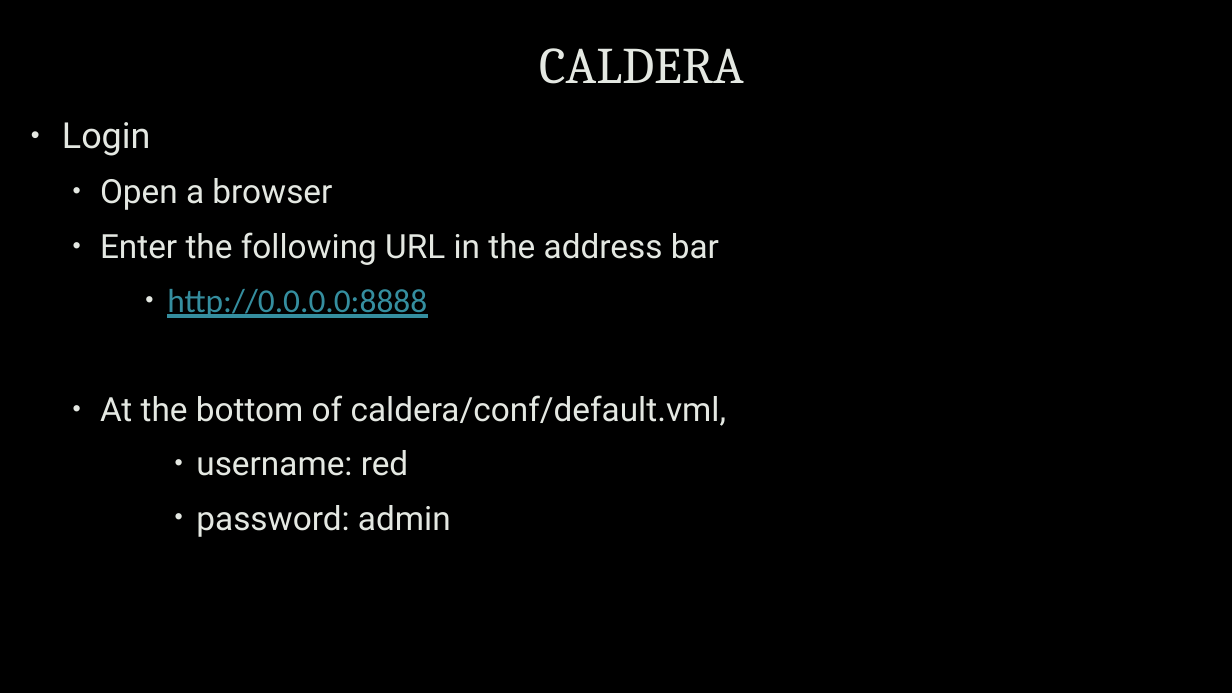
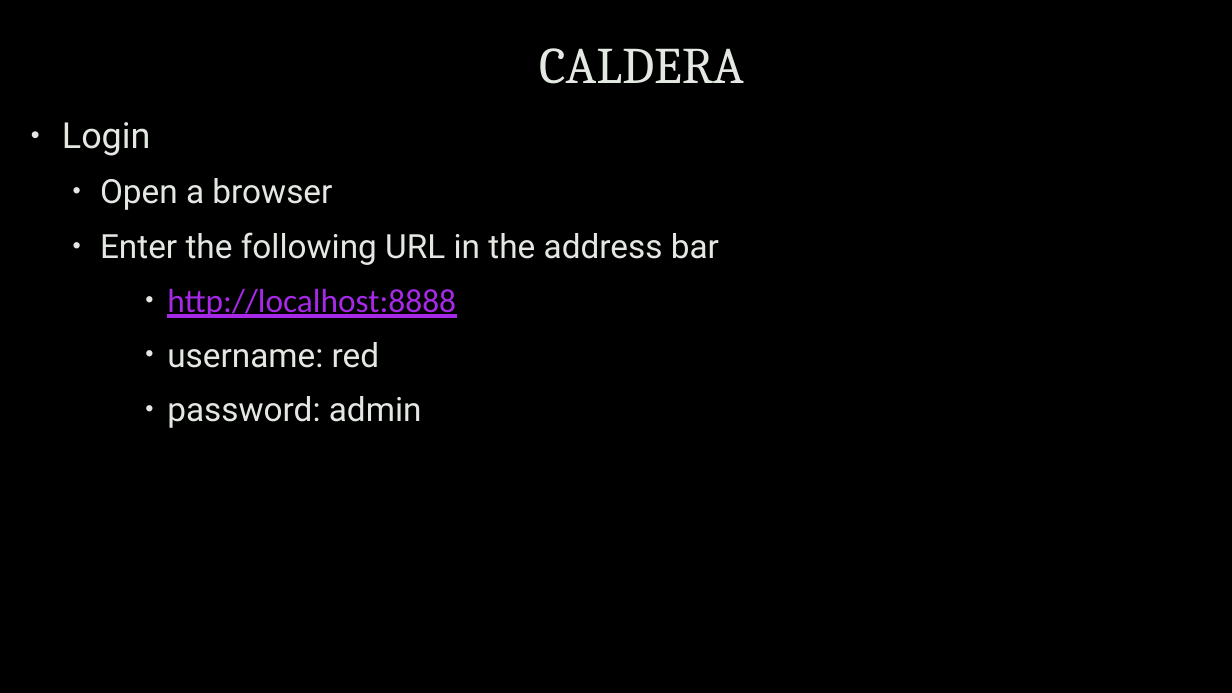
Before and after one commit to uwacyber/cits1003, a slide deck: slide 8 of cits1003-lecture_slides/CITS1003-7 Incidents-exercises.pptx. Drawn at 1232x693 pixels with LibreOffice and Linux fonts; fonts in the diff are those of the drawing; background and template pictures are left out. Boxes give left, top, right and bottom in pixels: in the first picture for what was removed or moved away, otherwise in the second. Text is boxed around its words. In the diff, an @@ line names an element or a change of style, - is before the commit and + after.

```diff
--- a/cits1003-lecture_slides/CITS1003-7 Incidents-exercises.pptx
+++ b/cits1003-lecture_slides/CITS1003-7 Incidents-exercises.pptx
@@ text at <box>167,289,456,318</box>: text changed; font Roboto to Calibri; text colour #E4E8E2 to #A629E7 @@
-      • http://0.0.0.0:8888
-  • At the bottom of caldera/conf/default.vml,
+      • http://localhost:8888
@@ text at <box>167,342,422,428</box>: list level 5 to 4 in "username: red"; list level 5 to 4 in "password: admin" @@
```
Also in this commit, not shown: 16 other slides changed, 10 slides added, 12 slides removed.
